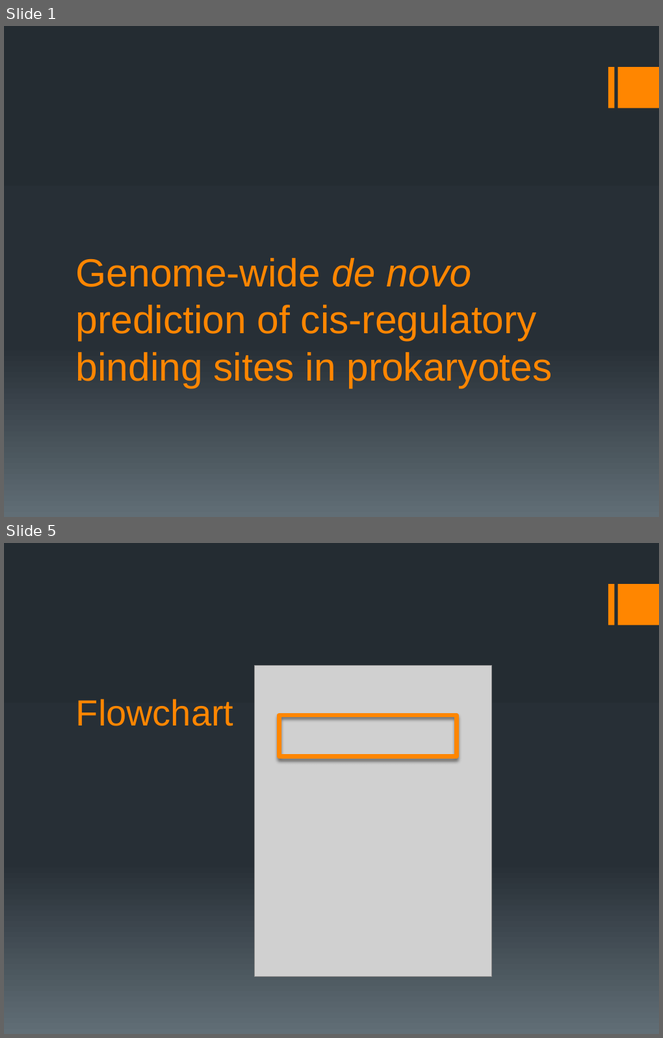
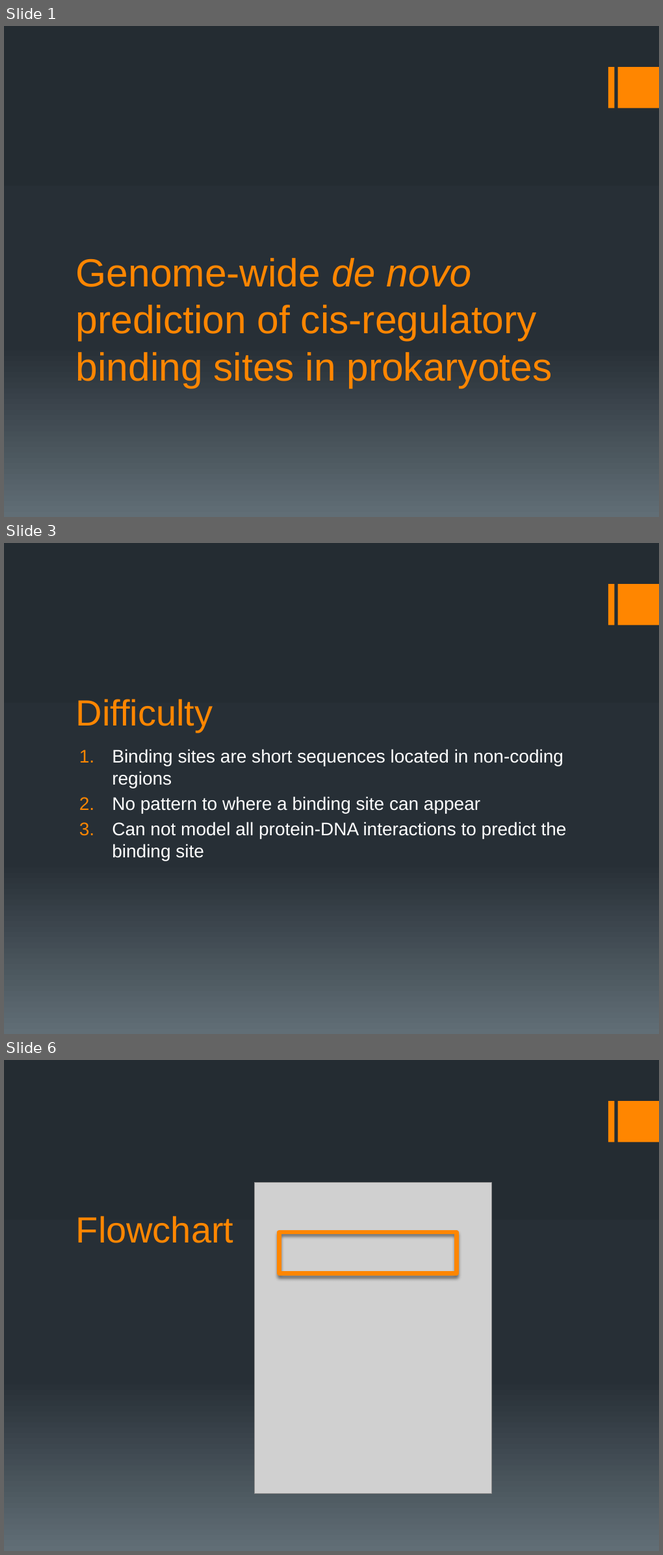
Before and after one commit to ship561/final-project, a slide deck: bioinformatics presentation.pptx. Shown one above the other, each under a label of ours: slides 1 and 5 before the commit, slides 1, 3 and 6 after it; the slides between them are not shown. The pictures are 663x1038 and 663x1555 pixels, drawn with LibreOffice and Linux fonts; fonts in the diff are those of the drawing; grey boxes stand for pictures. Boxes give left, top, right and bottom in pixels: in the first picture for what was removed or moved away, otherwise in the second. Text is boxed around its words. In the diff, an @@ line names an element or a change of style, - is before the commit and + after.

```diff
--- a/bioinformatics presentation.pptx
+++ b/bioinformatics presentation.pptx
@@ slide 3 added at <box>4,543,659,1034</box>, background gradient #242C33 to #273037 to #636D76; not listed: 2 template elements that a slide beside it also shows @@
@@ title added at <box>76,699,213,732</box>, 40 pt, text #FF8600 @@
+Difficulty
@@ text added at <box>112,749,567,861</box>, 20 pt, text #FFFFFF @@
+1. Binding sites are short sequences located in non-coding regions
+2. No pattern to where a binding site can appear
+3. Can not model all protein-DNA interactions to predict the binding site
@@ what was slide 5 is now slide 6 @@
```
Also in this commit, not shown: 6 slides changed, 5 other slides added, 2 slides removed.
